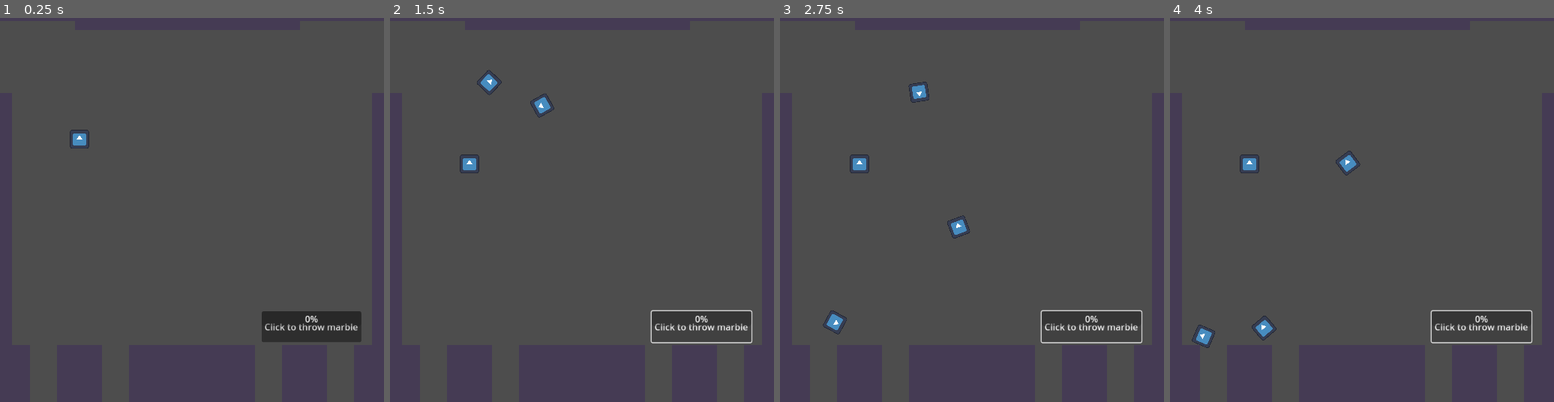
Above: before the commit, frames 1-4 (left to right).
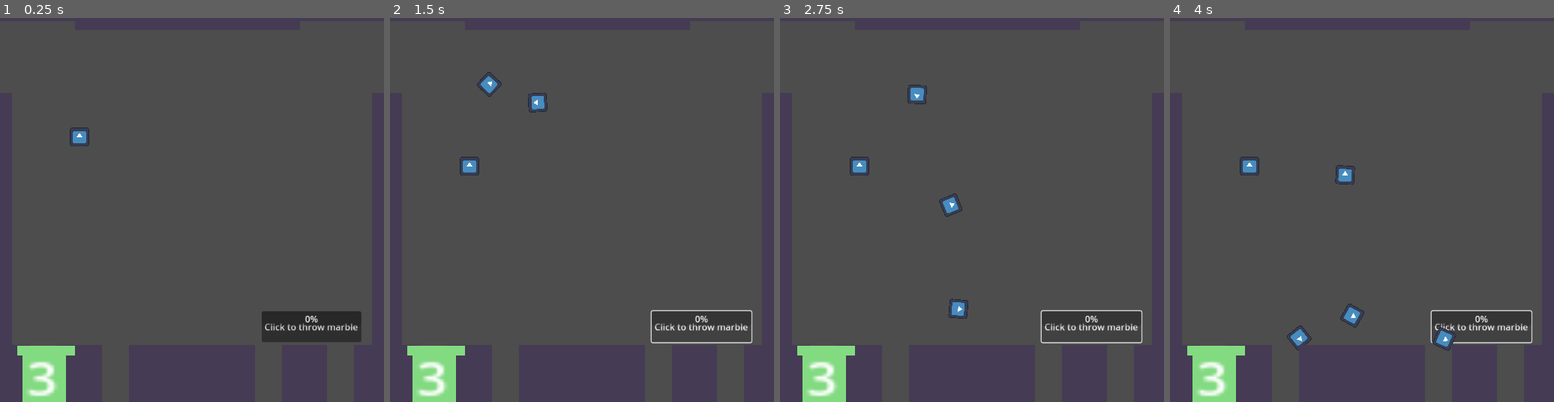
Above: after the commit, the same moments.

Repository: v1ctorio/gamble
Game: Godot game, scene res://pachinko.tscn
Two runs of this game, one before a commit and one after it. Both use one fixed random seed, a clock stepped at 60 frames per second and the inputs below. The engine's default icon, where the game draws it, is replaced by a stand-in: a white triangle on a blue panel in a dark square.
Inputs:
- Up to frame 1 (0.25 s): no input
- Up to frame 2 (1.5 s): click "Click to throw marble" at 0.5 s; click "Click to throw marble" at 1.25 s
- Up to frame 3 (2.75 s): click "Click to throw marble" at 2 s
- Up to frame 4 (4 s): tap Enter at 2.75 s

The runs differ from the first frame. In frame 1, 1.8% of the frame differs, in the area x 4-24%, y 28-100%; in frame 2, 2.1%; in frame 3, 2.6%; in frame 4, 2.8%, in the area x 4-75%, y 34-100%.

Commit message:
add score pipes

Diff:
--- a/pachinko.tscn
+++ b/pachinko.tscn
@@ -7,6 +7,7 @@
 [ext_resource type="Texture2D" uid="uid://cxwlsueenmku7" path="res://assets/floor.png" id="5_3huoa"]
 [ext_resource type="PackedScene" uid="uid://dd5d61adbgqn3" path="res://marble_despawn_zone.tscn" id="5_yapkp"]
 [ext_resource type="PackedScene" uid="uid://c8njfbt130pbl" path="res://scenes/pachinko/score_tile.tscn" id="7_e27ee"]
+[ext_resource type="PackedScene" uid="uid://0san22hrnag0" path="res://scenes/pachinko/score_pipe.tscn" id="8_oss1s"]
 
 [sub_resource type="PhysicsMaterial" id="PhysicsMaterial_6b7t7"]
 friction = 0.43
@@ -79,8 +80,13 @@
 tile_set = SubResource("TileSet_yapkp")
 
 [node name="marble_despawn_zone" parent="." instance=ExtResource("5_yapkp")]
-position = Vector2(-498.00003, 490)
+position = Vector2(-505, 580)
 scale = Vector2(22.516054, -3.9331963)
 
 [node name="StaticBody2D" parent="." instance=ExtResource("7_e27ee")]
 position = Vector2(-195, -146)
+
+[node name="ScorePipe" parent="." instance=ExtResource("8_oss1s")]
+position = Vector2(-311, 241.00002)
+scale = Vector2(17.484802, 14.581041)
+giving_score = 3
--- a/project.godot
+++ b/project.godot
@@ -15,6 +15,10 @@
 config/features=PackedStringArray("4.5", "GL Compatibility")
 config/icon="res://icon.svg"
 
+[autoload]
+
+global_state="*res://scripts/global_state.gd"
+
 [display]
 
 window/size/viewport_width=512
--- a/scenes/pachinko/marble.tscn
+++ b/scenes/pachinko/marble.tscn
@@ -8,7 +8,7 @@
 bounce = 0.37
 
 [sub_resource type="CircleShape2D" id="CircleShape2D_7ritg"]
-radius = 17.029387
+radius = 13.0
 
 [node name="Marble" type="RigidBody2D"]
 physics_material_override = SubResource("PhysicsMaterial_7ritg")
--- /dev/null
+++ b/scenes/pachinko/score_pipe.gd
@@ -0,0 +1,16 @@
+extends Node2D
+
+@export var giving_score: int = 0
+
+func _ready() -> void:
+	$Label.text = str(giving_score)
+	$Area2D.body_entered.connect(_on_body_entered)
+
+
+func _on_body_entered(body) -> void:
+	if body is Marble:
+		dispatch_score()
+
+func dispatch_score():
+	global_state.score += giving_score
+	print(global_state.score)
--- /dev/null
+++ b/scenes/pachinko/score_pipe.tscn
@@ -0,0 +1,57 @@
+[gd_scene load_steps=3 format=3 uid="uid://0san22hrnag0"]
+
+[ext_resource type="Script" uid="uid://cffmvole0sexw" path="res://scenes/pachinko/score_pipe.gd" id="1_11hvb"]
+
+[sub_resource type="RectangleShape2D" id="RectangleShape2D_isxtw"]
+size = Vector2(3, 6)
+
+[node name="ScorePipe" type="Node2D"]
+script = ExtResource("1_11hvb")
+
+[node name="ColorRect2" type="ColorRect" parent="."]
+custom_minimum_size = Vector2(2.56, 2.815)
+anchors_preset = 8
+anchor_left = 0.5
+anchor_top = 0.5
+anchor_right = 0.5
+anchor_bottom = 0.5
+offset_left = 5.0
+offset_top = 1.0
+offset_right = 7.5600004
+offset_bottom = 3.815
+grow_horizontal = 2
+grow_vertical = 2
+scale = Vector2(-1.7380443, 2.7895539)
+size_flags_horizontal = 4
+size_flags_vertical = 4
+color = Color(0.5118882, 0.8573731, 0.5046572, 1)
+
+[node name="ColorRect" type="ColorRect" parent="."]
+custom_minimum_size = Vector2(2.56, 2.815)
+anchors_preset = 8
+anchor_left = 0.5
+anchor_top = 0.5
+anchor_right = 0.5
+anchor_bottom = 0.5
+offset_right = 2.56
+offset_bottom = 2.815
+grow_horizontal = 2
+grow_vertical = 2
+scale = Vector2(2.304304, 0.42971843)
+size_flags_horizontal = 4
+size_flags_vertical = 4
+color = Color(0.5118882, 0.8573731, 0.5046572, 1)
+
+[node name="Label" type="Label" parent="."]
+offset_left = 1.0000001
+offset_right = 11.0
+offset_bottom = 23.0
+scale = Vector2(0.34, 0.34)
+text = "2"
+horizontal_alignment = 1
+
+[node name="Area2D" type="Area2D" parent="."]
+
+[node name="CollisionShape2D" type="CollisionShape2D" parent="Area2D"]
+position = Vector2(2.5, 4)
+shape = SubResource("RectangleShape2D_isxtw")
--- /dev/null
+++ b/scripts/global_state.gd
@@ -0,0 +1,4 @@
+extends Node
+
+
+var score: int = 0
Not shown: 1 places in pachinko.tscn that only renumber resources
Not shown, added: scenes/pachinko/score_pipe.gd.uid
Not shown, added: scripts/global_state.gd.uid
